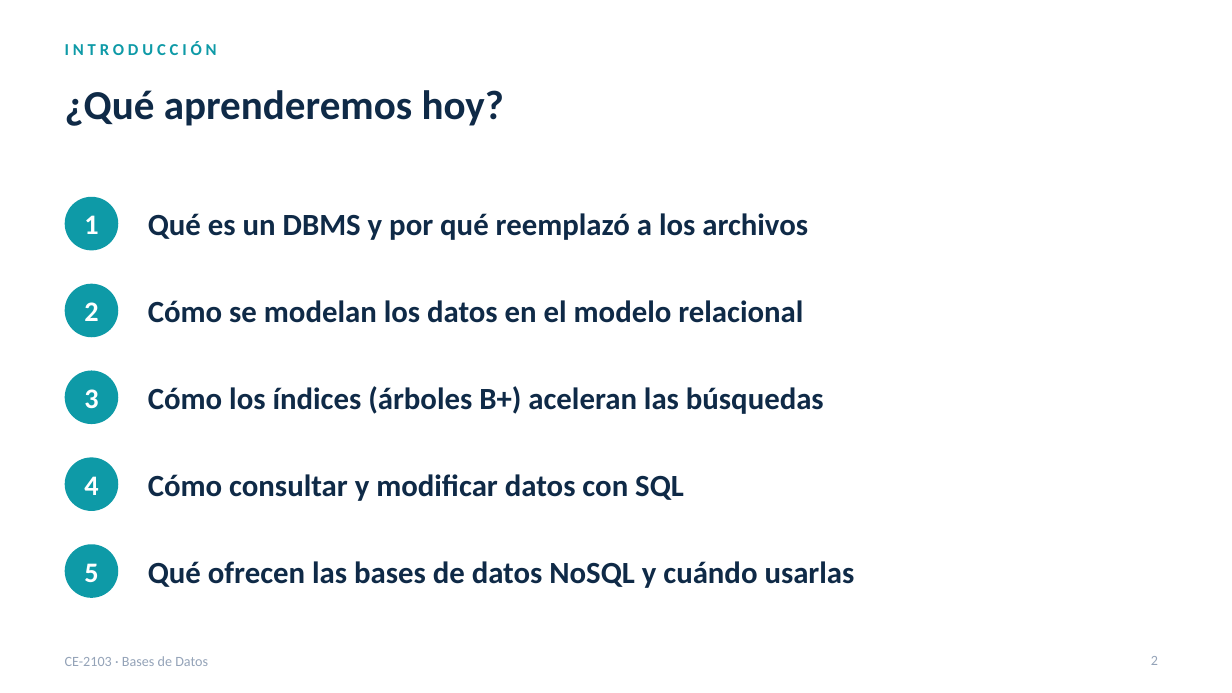
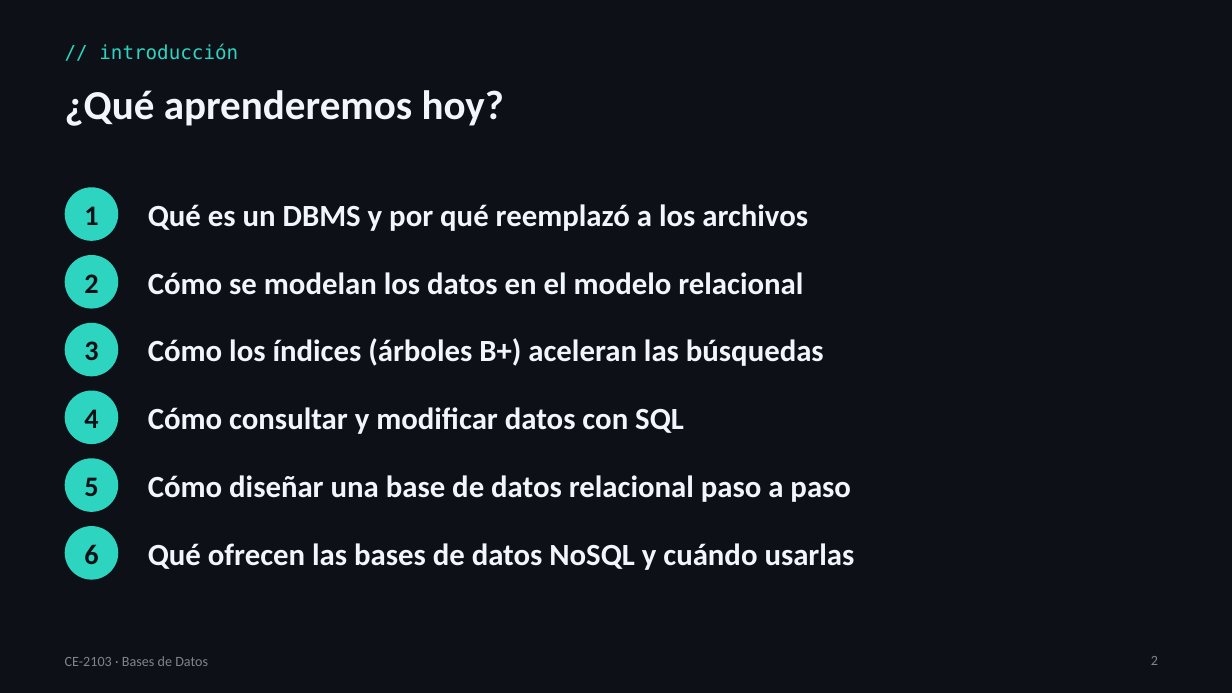
Before and after one commit to itcr-computer-engineering/data-structures-and-algorithms, a slide deck: slide 2 of presentaciones/ce-2103/Lección 08 - Bases de Datos.pptx. Drawn at 1232x693 pixels with LibreOffice and Linux fonts; fonts in the diff are those of the drawing. Boxes give left, top, right and bottom in pixels: in the first picture for what was removed or moved away, otherwise in the second. Text is boxed around its words. In the diff, an @@ line names an element or a change of style, - is before the commit and + after.

```diff
--- a/presentaciones/ce-2103/Lección 08 - Bases de Datos.pptx
+++ b/presentaciones/ce-2103/Lección 08 - Bases de Datos.pptx
@@ background #FFFFFF to #0D1117 @@
@@ text "// introducción" at box(99, 44, 238, 60): vertical alignment top to middle @@
@@ text at box(99, 44, 238, 60): text changed; size 13 to 15 pt; font Calibri to DejaVu Sans Mono; text colour #0E9AA7 to #2DD4BF; bold off @@
-INTRODUCCIÓN
+// introducción
@@ ellipse "1": place and size @@
-ellipse "1" at box(65, 197, 118, 250)
+ellipse "1" at box(65, 188, 118, 241)
@@ ellipse "2": place and size @@
-ellipse "2" at box(65, 284, 118, 337)
+ellipse "2" at box(65, 255, 118, 309)
@@ text "Cómo se modelan los datos ...": place and size @@
-text "Cómo se modelan los datos ..." at box(148, 300, 803, 323)
+text "Cómo se modelan los datos ..." at box(148, 272, 803, 295)
@@ ellipse "3": place and size @@
-ellipse "3" at box(65, 371, 118, 424)
+ellipse "3" at box(65, 323, 118, 376)
@@ text "Cómo los índices (árboles B+) ...": place and size @@
-text "Cómo los índices (árboles B+) ..." at box(148, 386, 824, 414)
+text "Cómo los índices (árboles B+) ..." at box(148, 338, 824, 366)
@@ text "Cómo consultar y modificar datos ...": place and size @@
-text "Cómo consultar y modificar datos ..." at box(148, 474, 684, 501)
+text "Cómo consultar y modificar datos ..." at box(148, 407, 684, 434)
@@ ellipse "4": place and size @@
-ellipse "4" at box(65, 457, 118, 511)
+ellipse "4" at box(65, 391, 118, 445)
@@ text colour #FFFFFF to #0D1117; fill #0E9AA7 to #2DD4BF in 5 elements at box(65, 188, 118, 241), box(65, 255, 118, 309), box(65, 323, 118, 376), box(65, 391, 118, 445), box(65, 458, 118, 512) @@
@@ ellipse "5": place and size @@
-ellipse "5" at box(65, 544, 118, 598)
+ellipse "5" at box(65, 458, 118, 512)
@@ text added at box(148, 475, 851, 502), 24 pt, text #F0F6FC, bold @@
+Cómo diseñar una base de datos relacional paso a paso
@@ ellipse added at box(65, 526, 118, 579), fill #2DD4BF, 22 pt, text #0D1117, bold @@
+6
@@ text colour #0F2A47 to #F0F6FC in 6 elements at box(65, 90, 504, 126), box(148, 204, 808, 231), box(148, 272, 803, 295), box(148, 338, 824, 366), box(148, 407, 684, 434), box(148, 543, 855, 570) @@
@@ text "Qué ofrecen las bases de ...": place and size @@
-text "Qué ofrecen las bases de ..." at box(148, 561, 855, 588)
+text "Qué ofrecen las bases de ..." at box(148, 543, 855, 570)
@@ text "CE-2103 · Bases de Datos" at box(65, 656, 208, 666): text colour #94A3B8 to #7D8590 @@
@@ page number at box(1151, 656, 1158, 665): text colour #94A3B8 to #7D8590 @@
```
Also in this commit, not shown: 29 other slides changed, 11 slides added, 8 other files.
